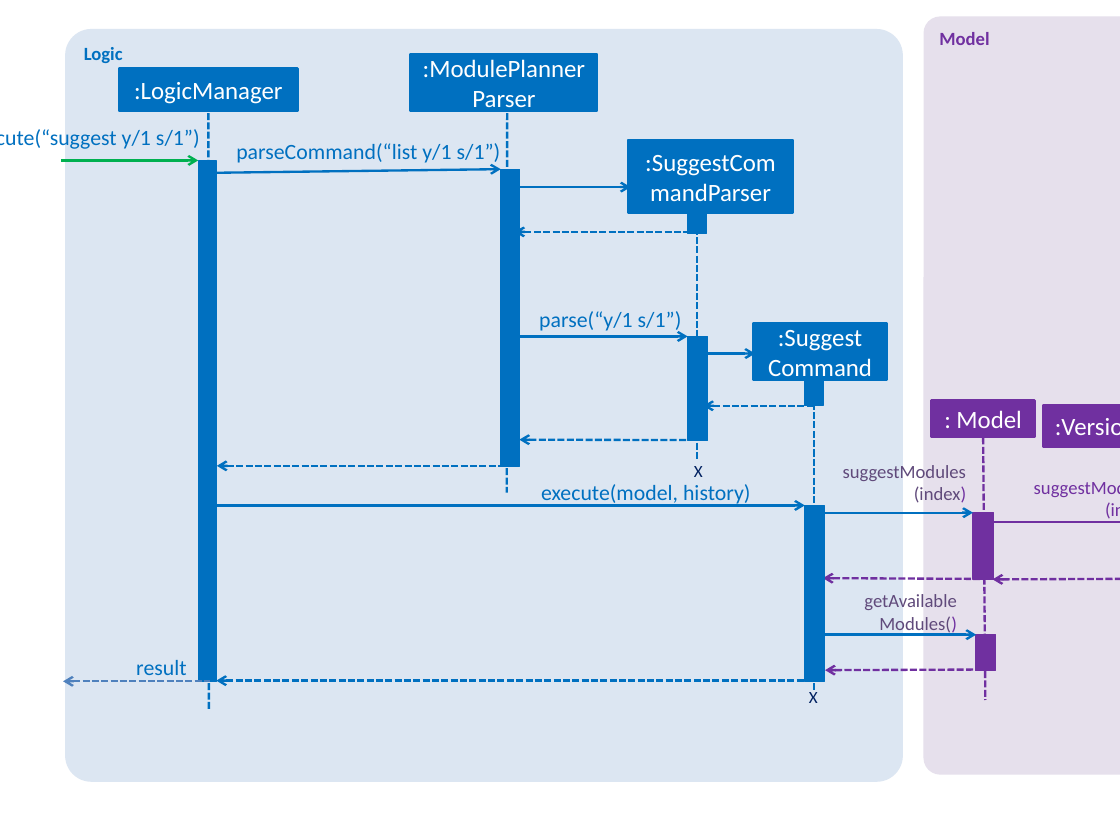
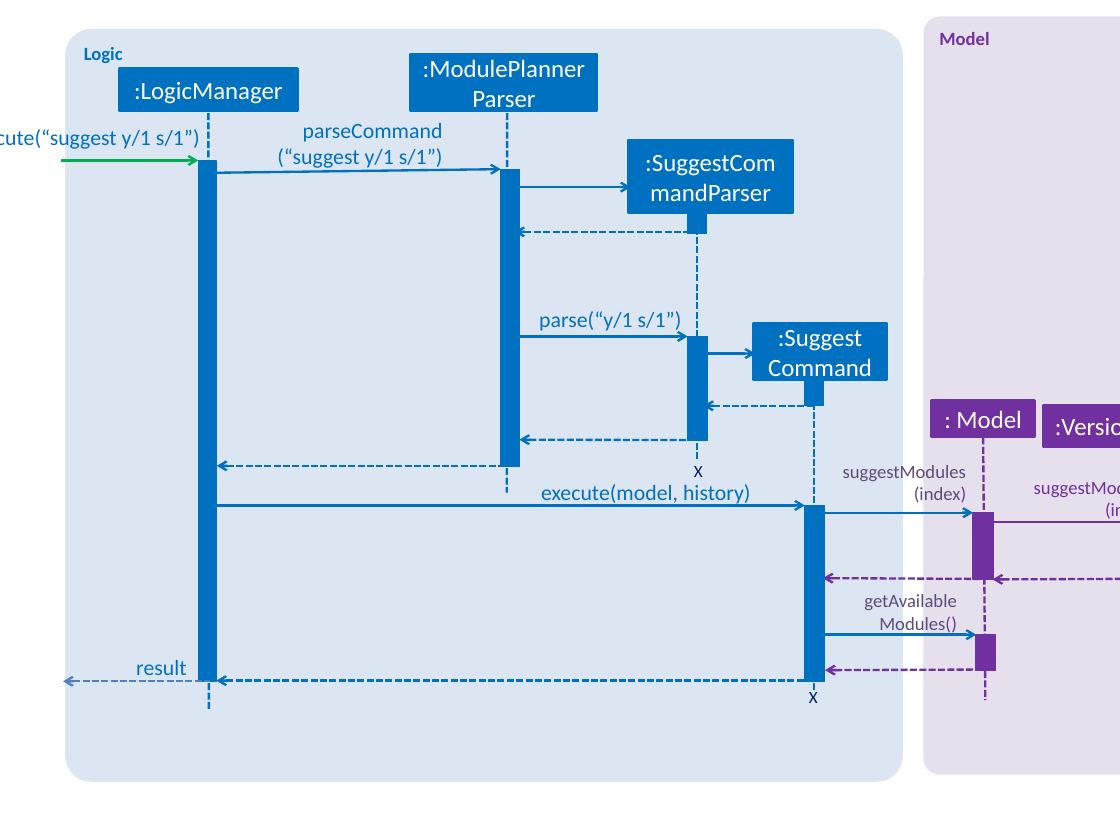
Before and after one commit to CS2103-AY1819S1-T16-4/main, a slide deck: slide 1 of docs/diagrams/SuggestSequenceDiagram.pptx. Drawn at 1120x840 pixels with LibreOffice and Linux fonts; fonts in the diff are those of the drawing. Boxes give left, top, right and bottom in pixels: in the first picture for what was removed or moved away, otherwise in the second. Text is boxed around its words. In the diff, an @@ line names an element or a change of style, - is before the commit and + after.

```diff
--- a/docs/diagrams/SuggestSequenceDiagram.pptx
+++ b/docs/diagrams/SuggestSequenceDiagram.pptx
@@ text at [277, 123, 443, 171]: text changed @@
-parseCommand(“list y/1 s/1”)
+parseCommand
+(“suggest y/1 s/1”)
```
Also in this commit, not shown: 2 other files.
